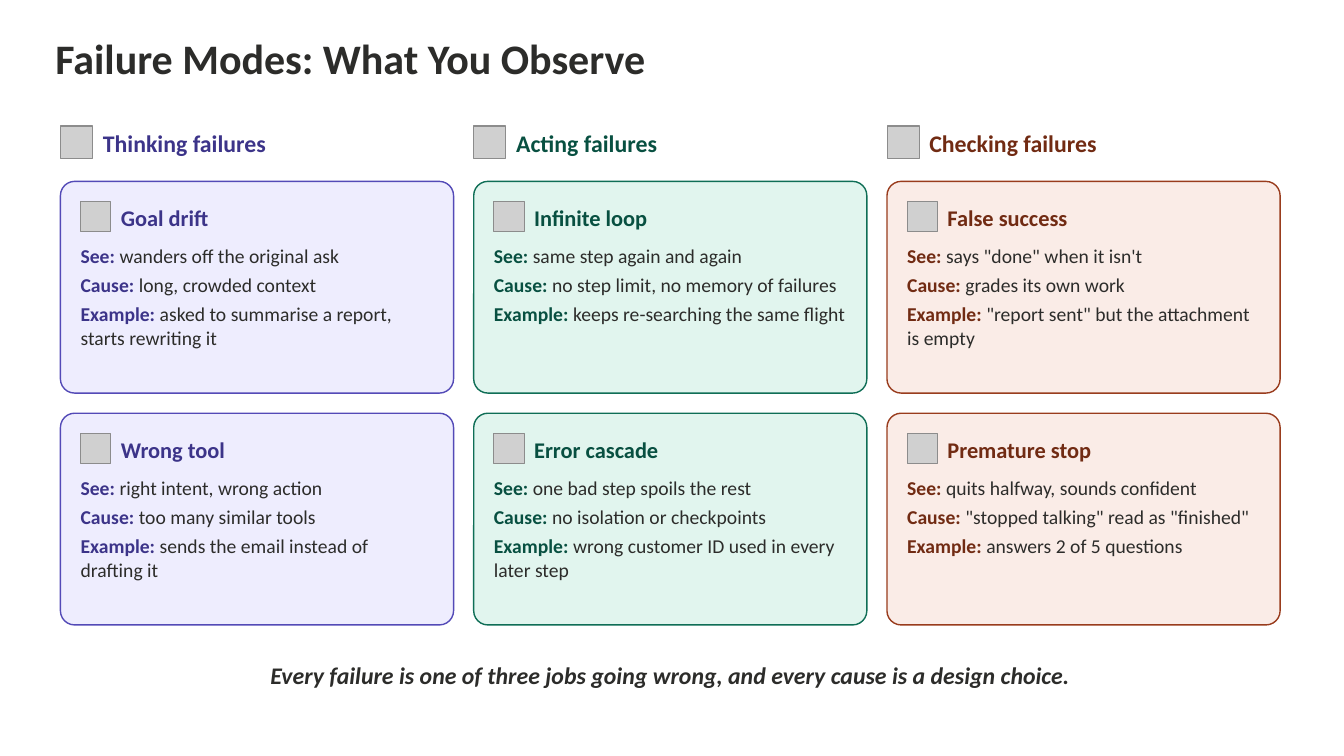
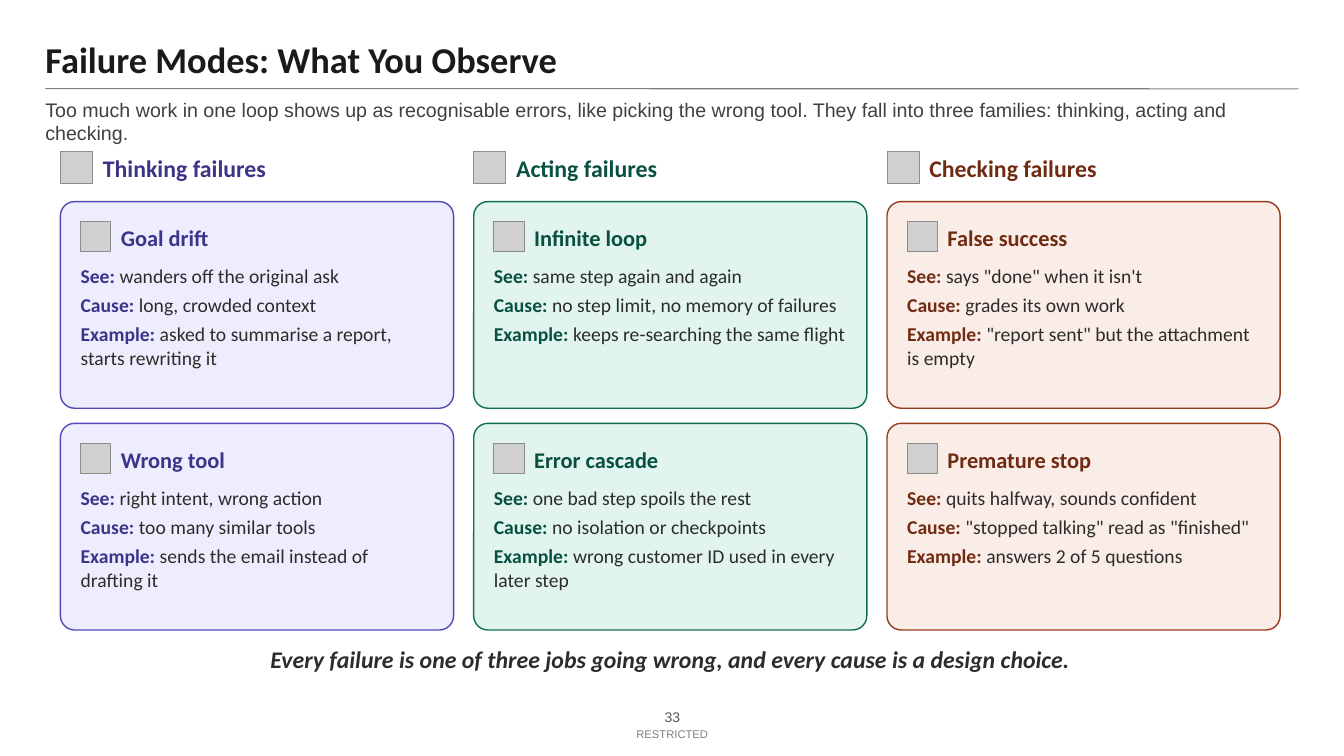
Before and after one commit to Amit-hub1998/multi-agent-subgraph-architecture, a slide deck: slide 33 of slides-01-06/Slides-01-06.pptx. Drawn at 1344x756 pixels with LibreOffice and Linux fonts; fonts in the diff are those of the drawing; grey boxes stand for pictures. Boxes give left, top, right and bottom in pixels: in the first picture for what was removed or moved away, otherwise in the second. Text is boxed around its words. In the diff, an @@ line names an element or a change of style, - is before the commit and + after.

```diff
--- a/slides-01-06/Slides-01-06.pptx
+++ b/slides-01-06/Slides-01-06.pptx
@@ text "Failure Modes: What You Observe" moved from (x1=55, y1=44, x2=645, y2=75) to (x1=45, y1=47, x2=557, y2=74) @@
@@ text "Failure Modes: What You Observe" at (x1=45, y1=47, x2=557, y2=74): size 30 to 26 pt, text colour #2C2C2A to #1A1A1A; vertical alignment top to bottom @@
@@ line added from (45, 89) to (1299, 89), #7F7F7F 0.75 pt @@
@@ text added at (x1=45, y1=102, x2=1226, y2=144), 14 pt, text #404040 @@
+Too much work in one loop shows up as recognisable errors, like picking the wrong tool. They fall into three families: thinking, acting and checking.
@@ 3 pictures, 3 texts moved together from (x1=60, y1=126, x2=1096, y2=158) to (x1=60, y1=151, x2=1096, y2=184) @@
@@ rounded rectangle resized from (x1=60, y1=181, x2=454, y2=393) to (x1=60, y1=202, x2=454, y2=408) @@
@@ rounded rectangle resized from (x1=474, y1=181, x2=867, y2=393) to (x1=474, y1=202, x2=867, y2=408) @@
@@ proportions changed in 6 elements at (x1=60, y1=423, x2=454, y2=630), (x1=474, y1=423, x2=867, y2=630), (x1=887, y1=423, x2=1280, y2=630), (x1=60, y1=202, x2=454, y2=408), (x1=474, y1=202, x2=867, y2=408), (x1=887, y1=202, x2=1280, y2=408) @@
@@ rounded rectangle resized from (x1=887, y1=181, x2=1280, y2=393) to (x1=887, y1=202, x2=1280, y2=408) @@
@@ 6 texts, 3 pictures moved together from (x1=81, y1=202, x2=1250, y2=349) to (x1=81, y1=222, x2=1250, y2=369) @@
@@ rounded rectangle resized from (x1=60, y1=413, x2=454, y2=625) to (x1=60, y1=423, x2=454, y2=630) @@
@@ rounded rectangle resized from (x1=474, y1=413, x2=867, y2=625) to (x1=474, y1=423, x2=867, y2=630) @@
@@ rounded rectangle resized from (x1=887, y1=413, x2=1280, y2=625) to (x1=887, y1=423, x2=1280, y2=630) @@
@@ 6 texts, 3 pictures moved together from (x1=81, y1=434, x2=1249, y2=581) to (x1=81, y1=444, x2=1249, y2=591) @@
@@ text "Every failure is one of ..." moved from (x1=270, y1=667, x2=1070, y2=688) to (x1=270, y1=651, x2=1070, y2=672) @@
@@ page number added at (x1=665, y1=712, x2=681, y2=722), 10 pt, text #595959 @@
+33
@@ text added at (x1=636, y1=730, x2=708, y2=738), 8 pt, text #7F7F7F @@
+RESTRICTED
```
Also in this commit, not shown: 41 other slides changed, 1 slide added, 1 slide removed, 19 other files.
